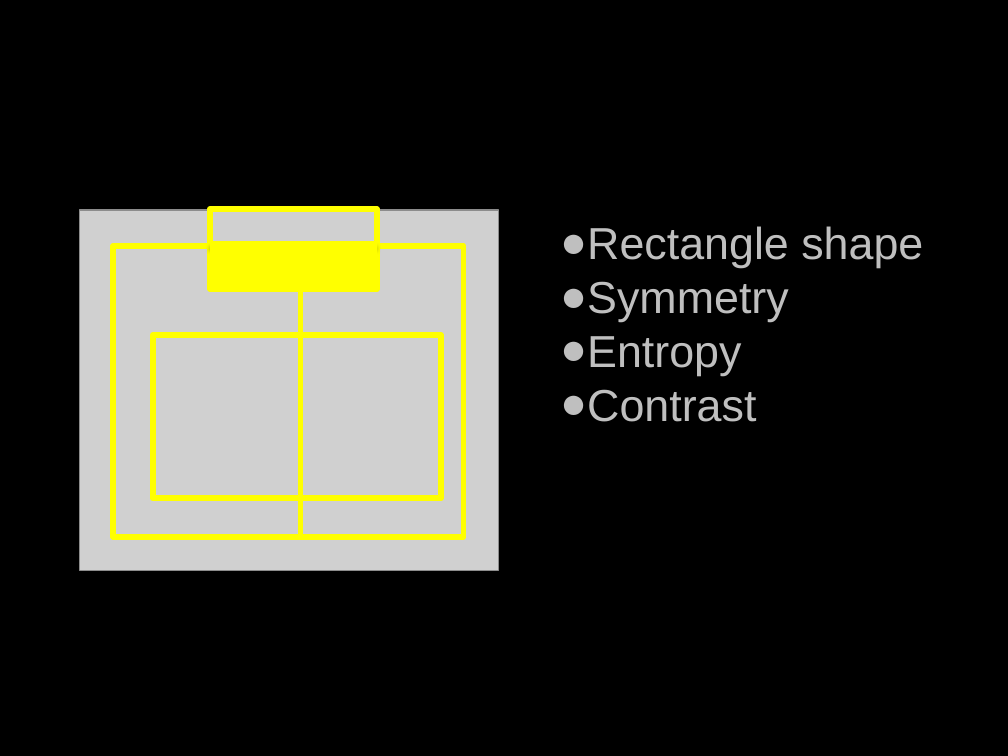
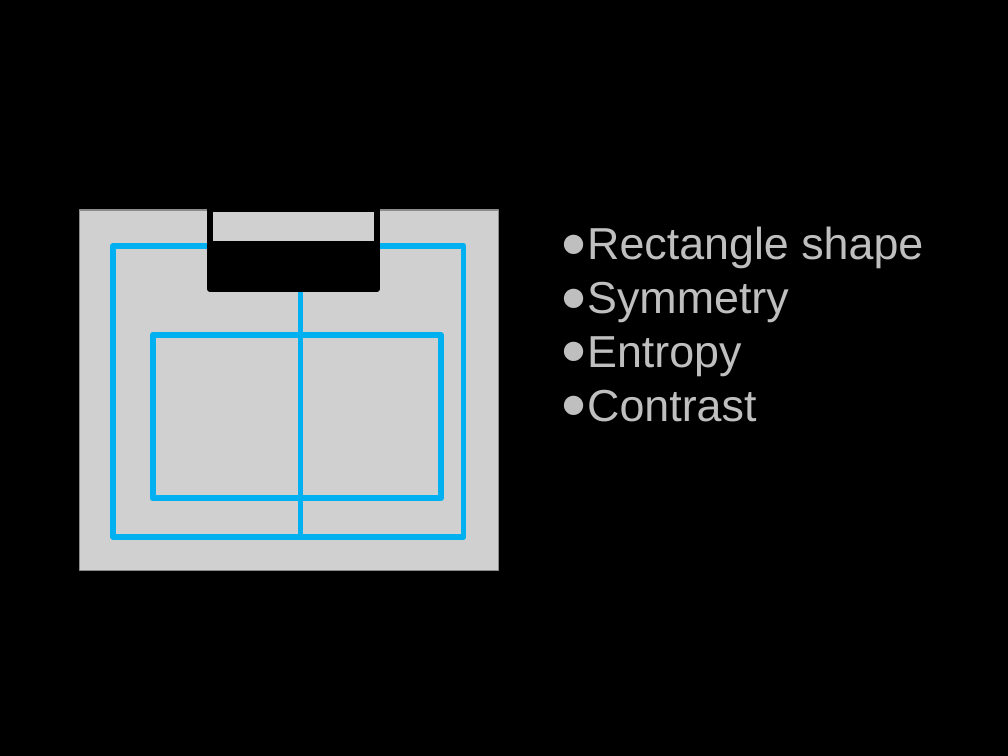
Before and after one commit to LiangLeon/AdaBoostExample, a slide deck: slide 24 of Presentation/Boosting.pptx (slide 32 before the commit). Drawn at 1008x756 pixels with LibreOffice and Linux fonts; fonts in the diff are those of the drawing; grey boxes stand for pictures; background and template pictures are left out. Boxes give left, top, right and bottom in pixels: in the first picture for what was removed or moved away, otherwise in the second. Text is boxed around its words. In the diff, an @@ line names an element or a change of style, - is before the commit and + after.

```diff
--- a/Presentation/Boosting.pptx
+++ b/Presentation/Boosting.pptx
@@ rectangle at (x1=210, y1=209, x2=376, y2=289): outline #FFFF00 4.25 pt to #000000 4.25 pt @@
@@ rectangle at (x1=113, y1=246, x2=464, y2=537): outline #FFFF00 4.25 pt to #00B0F0 4.25 pt @@
@@ rectangle at (x1=210, y1=241, x2=376, y2=289): fill #FFFF00 to #000000 @@
@@ line (300, 246) - (300, 537): stroke #FFFF00 3.5 pt to #00B0F0 3.5 pt @@
@@ rectangle at (x1=152, y1=335, x2=440, y2=498): outline #FFFF00 4.25 pt to #00B0F0 4.25 pt @@
```
Also in this commit, not shown: 13 other slides changed, 3 slides added, 5 slides removed.
